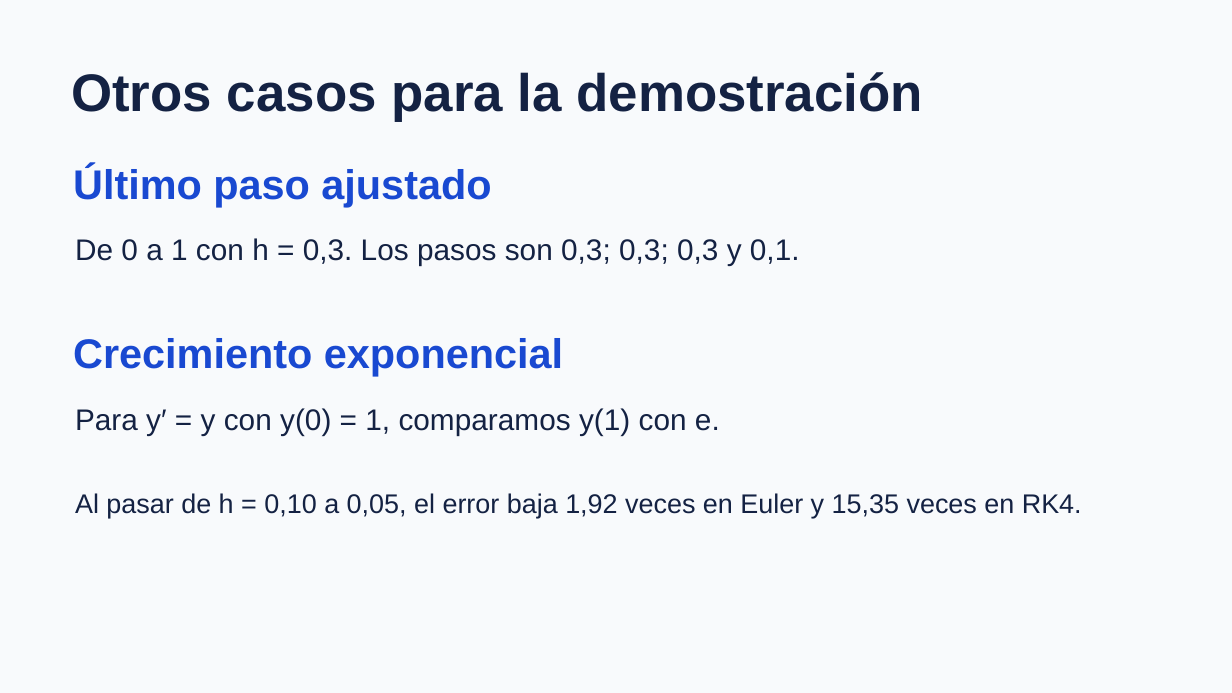
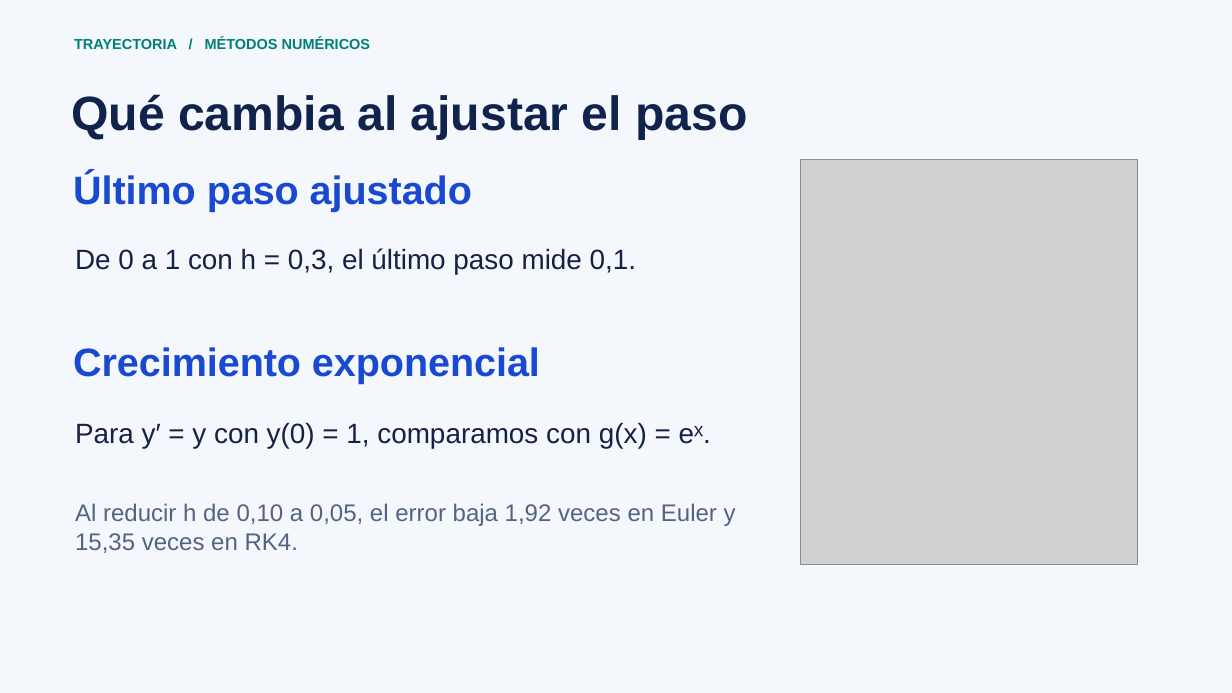
Before and after one commit to Quetzalq4321q/metodos-numericos, a slide deck: slide 7 of output/Trayectoria-Demostracion.pptx. Drawn at 1232x693 pixels with LibreOffice and Linux fonts; fonts in the diff are those of the drawing; grey boxes stand for pictures. Boxes give left, top, right and bottom in pixels: in the first picture for what was removed or moved away, otherwise in the second. Text is boxed around its words. In the diff, an @@ line names an element or a change of style, - is before the commit and + after.

Commit message:
Explica el error absoluto y rediseña la presentación

```diff
--- a/output/Trayectoria-Demostracion.pptx
+++ b/output/Trayectoria-Demostracion.pptx
@@ background #F8FAFC to #F4F7FB @@
@@ text added at (74, 37, 371, 49), 11.2 pt, text #007F78, bold @@
+TRAYECTORIA / MÉTODOS NUMÉRICOS
@@ text removed at (71, 72, 923, 122) @@
-Otros casos para la demostración
@@ text added at (71, 94, 747, 140), 37.5 pt, text #10234C, bold @@
+Qué cambia al ajustar el paso
@@ text "Último paso ajustado" at (73, 173, 472, 212): size 32.2 to 30.8 pt @@
@@ picture added at (801, 160, 1139, 566) @@
@@ text at (75, 248, 636, 274): text changed; size 23.2 to 21.8 pt @@
-De 0 a 1 con h = 0,3. Los pasos son 0,3; 0,3; 0,3 y 0,1.
+De 0 a 1 con h = 0,3, el último paso mide 0,1.
@@ text "Crecimiento exponencial" at (73, 347, 540, 384): size 32.2 to 30.8 pt @@
@@ text "Crecimiento exponencial": place and size @@
-text "Crecimiento exponencial" at (73, 338, 563, 376)
+text "Crecimiento exponencial" at (73, 347, 540, 384)
@@ text at (75, 422, 711, 448): text changed; size 23.2 to 21.8 pt @@
-Para y′ = y con y(0) = 1, comparamos y(1) con e.
+Para y′ = y con y(0) = 1, comparamos con g(x) = eˣ.
@@ text at (75, 503, 736, 553): text changed; size 21 to 18.8 pt; text colour #142243 to #536483 @@
-Al pasar de h = 0,10 a 0,05, el error baja 1,92 veces en Euler y 15,35 veces en RK4.
+Al reducir h de 0,10 a 0,05, el error baja 1,92 veces en Euler y 15,35 veces en RK4.
```
Also in this commit, not shown: 4 other slides changed, 3 slides added, 3 slides removed, 11 other files.
